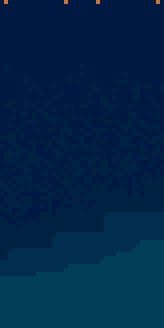
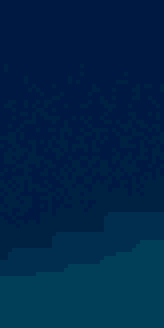
Layered file, before and after one edit (164 × 328). Changes by layer:
painted on "Layer 5" over [4, 0, 160, 4]
